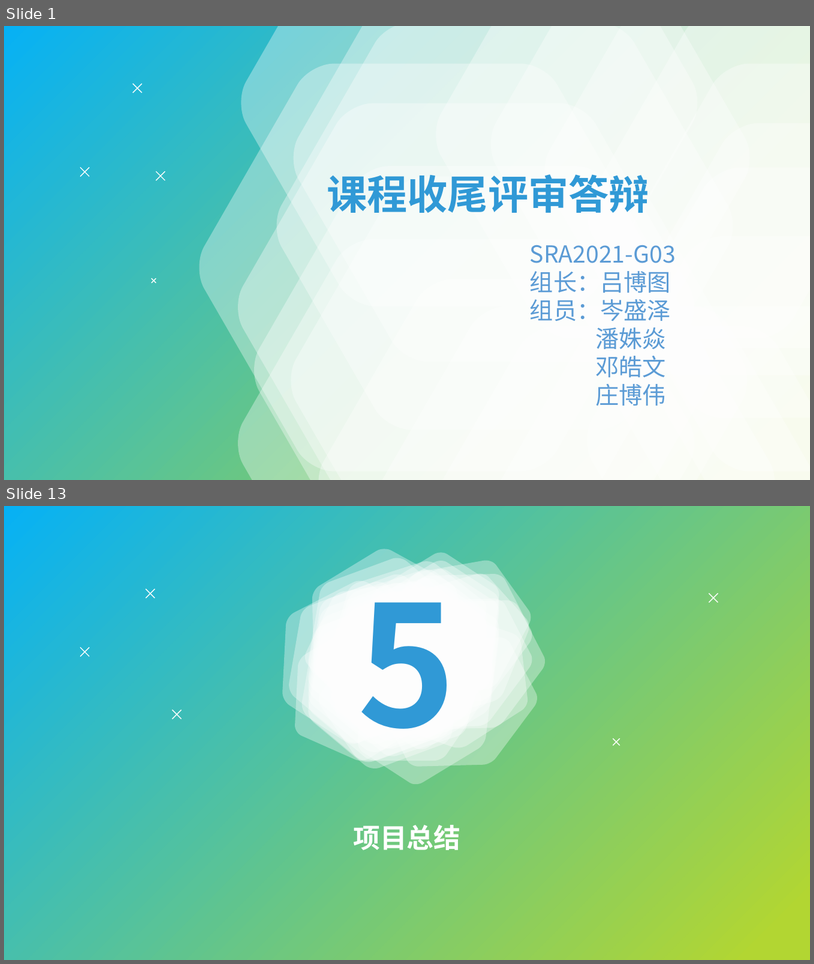
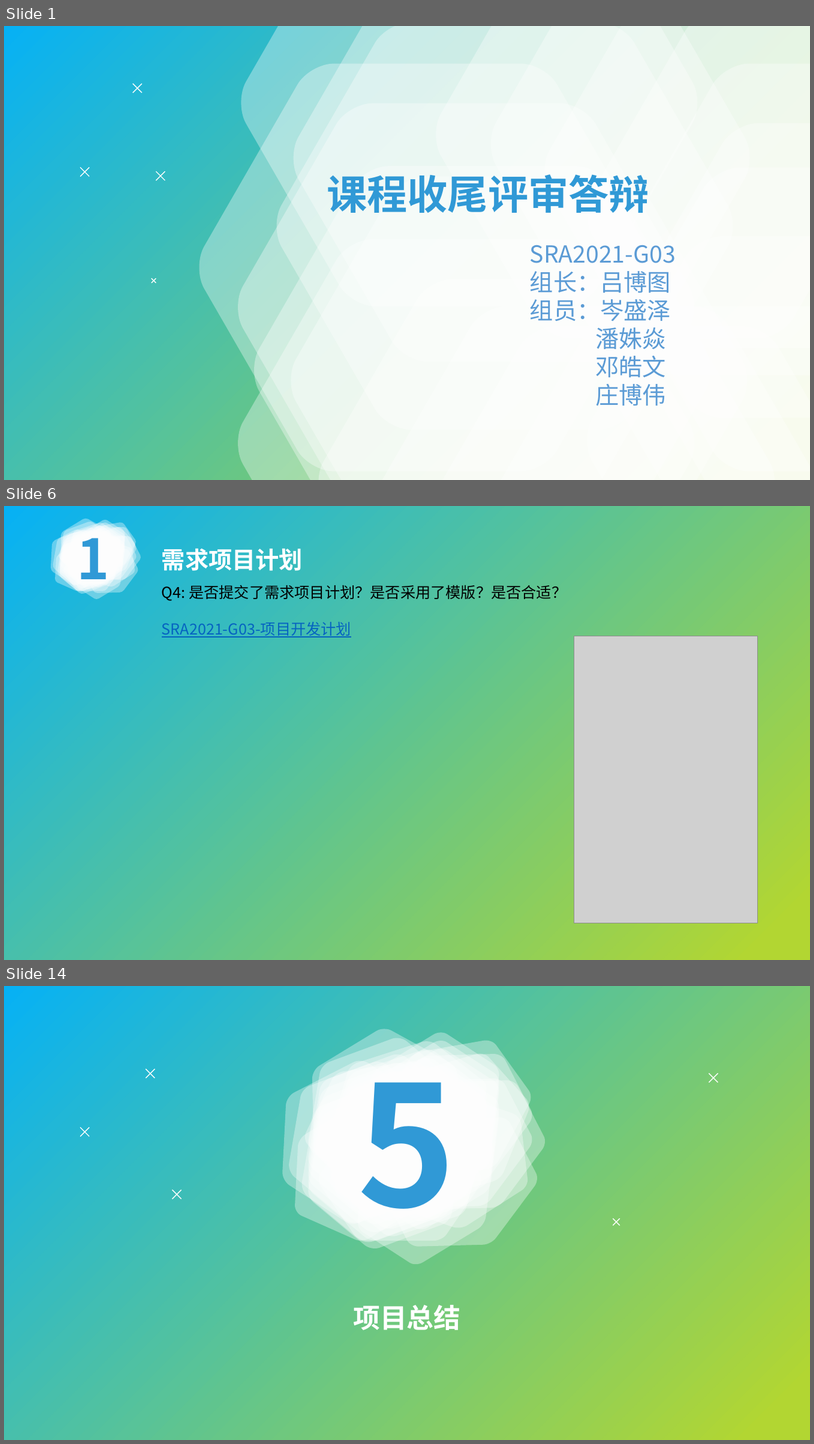
Before and after one commit to avgstuBoboge/SRA2021-document, a slide deck: PPT/SRA2021-G03-项目收尾答辩.pptx. Shown one above the other, each under a label of ours: slides 1 and 13 before the commit, slides 1, 6 and 14 after it; the slides between them are not shown. The pictures are 814x964 and 814x1444 pixels, drawn with LibreOffice and Linux fonts; fonts in the diff are those of the drawing; grey boxes stand for pictures. Boxes give left, top, right and bottom in pixels: in the first picture for what was removed or moved away, otherwise in the second. Text is boxed around its words. In the diff, an @@ line names an element or a change of style, - is before the commit and + after.

```diff
--- a/PPT/SRA2021-G03-项目收尾答辩.pptx
+++ b/PPT/SRA2021-G03-项目收尾答辩.pptx
@@ slide 6 added at (4, 506, 810, 960), background gradient #06B1F5 to #B2D632 @@
@@ group added at (39, 511, 147, 606): 34 freeform shapes, 1 text @@
+1
@@ text added at (162, 548, 303, 571), 28 pt, text #FFFFFF, bold @@
+需求项目计划
@@ text added at (162, 582, 567, 637), 18 pt, text #000000 @@
+Q4: 是否提交了需求项目计划？是否采用了模版？是否合适？
+SRA2021-G03-项目开发计划
@@ picture added at (575, 636, 758, 922) @@
@@ what was slide 13 is now slide 14 @@
```
Also in this commit, not shown: 9 slides changed, 2 other slides added, 2 slides removed, 5 other files.
